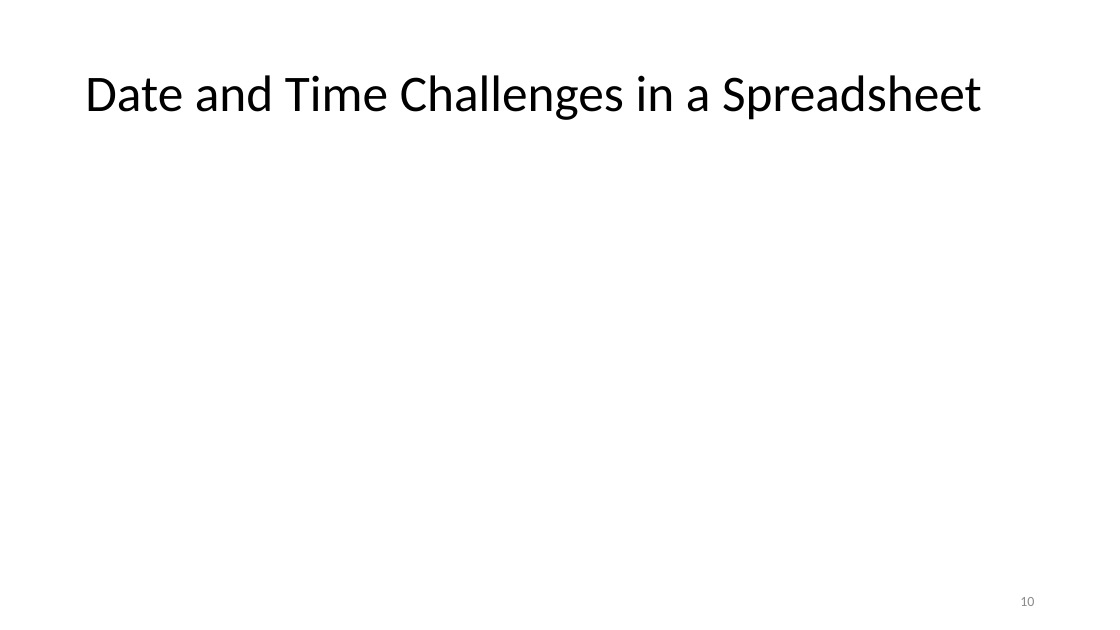
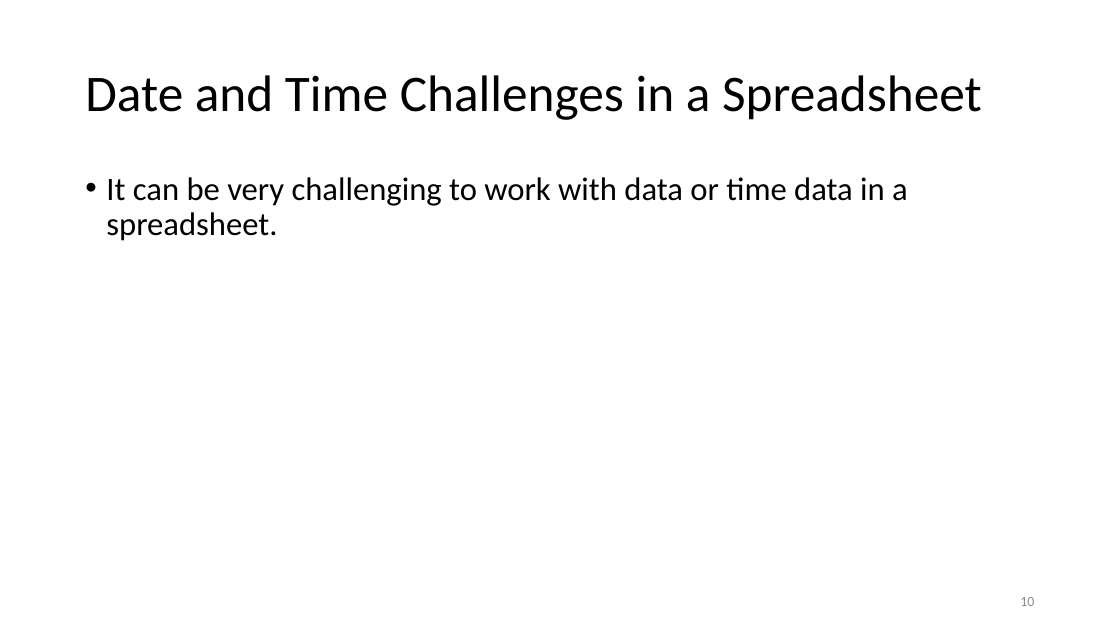
Before and after one commit to jmgraham30/SWBmodules, a slide deck: slide 10 of slides/dates_times_with_r.pptx. Drawn at 1120x630 pixels with LibreOffice and Linux fonts; fonts in the diff are those of the drawing. Boxes give left, top, right and bottom in pixels: in the first picture for what was removed or moved away, otherwise in the second. Text is boxed around its words. In the diff, an @@ line names an element or a change of style, - is before the commit and + after.

```diff
--- a/slides/dates_times_with_r.pptx
+++ b/slides/dates_times_with_r.pptx
@@ text added at <box>106,177,908,241</box>, 28 pt, text #000000 @@
+• It can be very challenging to work with data or time data in a spreadsheet.
```
Also in this commit, not shown: 1 other slide changed, 1 other file.
